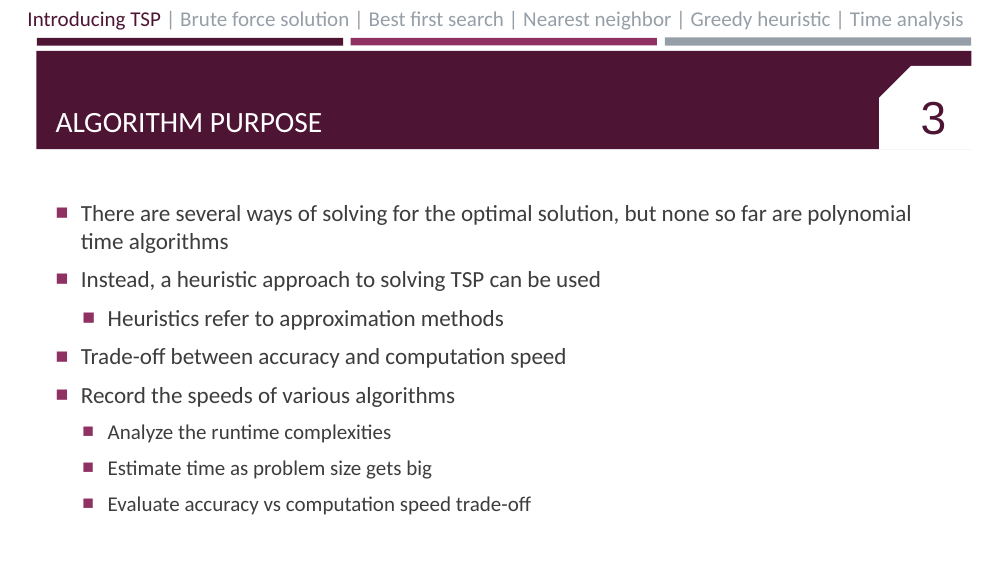
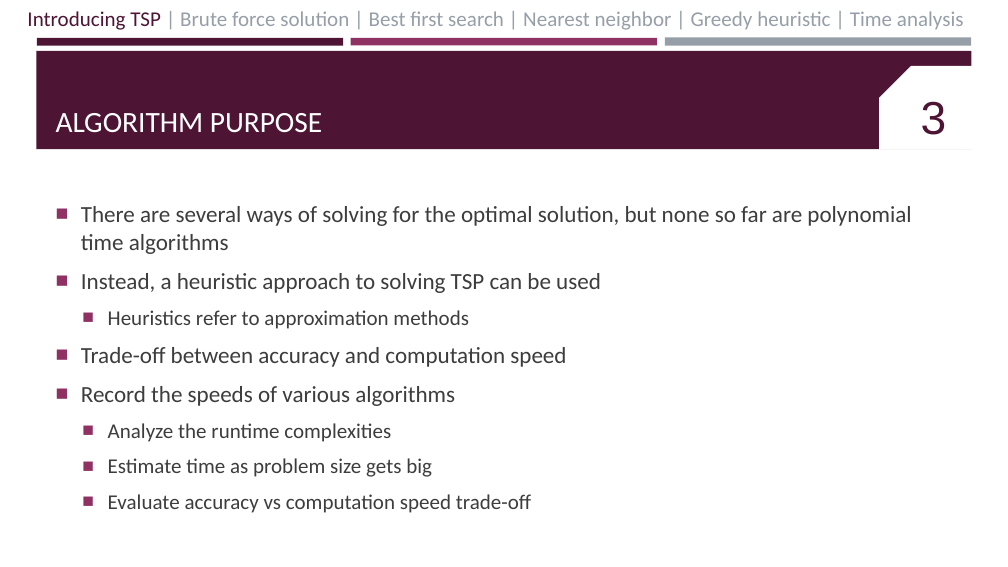
Before and after one commit to jamesnyao/Analyzing-TSP, a slide deck: slide 3 of TSP.pptx. Drawn at 1008x567 pixels with LibreOffice and Linux fonts; fonts in the diff are those of the drawing. Boxes give left, top, right and bottom in pixels: in the first picture for what was removed or moved away, otherwise in the second. Text is boxed around its words. In the diff, an @@ line names an element or a change of style, - is before the commit and + after.

```diff
--- a/TSP.pptx
+++ b/TSP.pptx
@@ text at (108, 310, 469, 329): size 22 to 20 pt in "Heuristics refer to approximation methods" @@
```
Also in this commit, not shown: 2 other slides changed, 1 slide removed.
